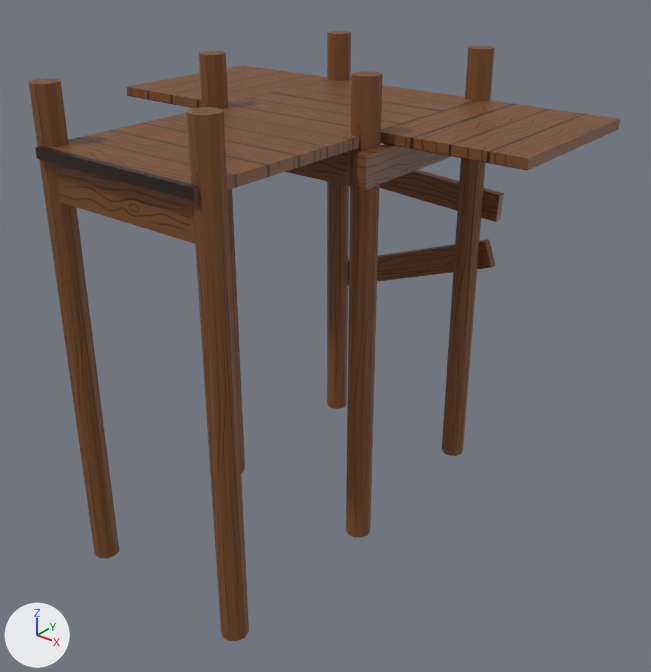
Before and after pictures for a commit that changed the FBX model Working Files/Salty Seagull/Assets/Models/Environment/Dock_Tshape.fbx.
Camera for both pictures: a camera (50 mm lens) standing at (-0.359, -0.207, 0.126) and looking at (-0.606, 0.102, -0.066). Arrows for +X, +Y and +Z are at lower left; the lights stay in place. Where no turn or scale is listed for an object, it has been applied to the vertices.

Objects in the first picture: 'DockPost', 'DockPost1', 'Plank', 'Plank2', 'Plank4', 'Planks', 'Trestle02', 'Trestle03'.
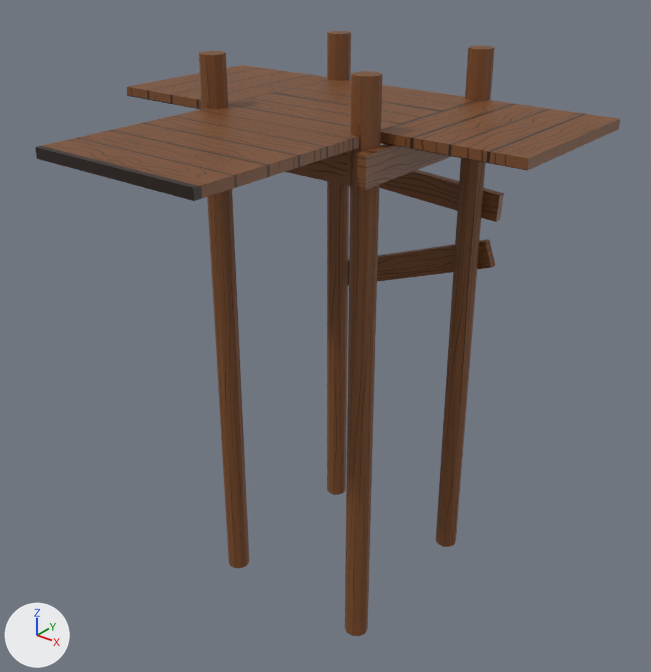
Changed parts and their boxes [x1, y1, x2, y2] in the pictures (651 x 672 px; the box of a moved part takes in the faces that stretch with it):
'Trestle03', deleted (brown): before [29, 78, 249, 641]
'Trestle02', reshaped (20% taller): before [199, 51, 383, 538]; after [199, 51, 383, 636]
'DockPost1', mesh rescaled (11% wider, 22% taller): before [442, 46, 495, 456]; after [436, 46, 495, 547]
'DockPost', mesh rescaled (23% taller): before [327, 31, 351, 409]; after [327, 31, 351, 495]
part 1 of me_mesh_001, moved or reshaped: before [442, 447, 463, 456]; after [436, 447, 463, 547]
part 2 of me_mesh, moved or reshaped: before [327, 402, 347, 409]; after [327, 402, 347, 495]
part 3 of me_mesh_007, moved or reshaped: before [346, 187, 379, 538]; after [345, 187, 379, 636]
part 4 of me_mesh_007, moved or reshaped: before [227, 189, 245, 474]; after [207, 189, 249, 568]

Edits to the bpy script that builds the scene:
```text
Change me_mesh_007:
    where me_mesh_007.from_pydata(...)  # 84 vertices, 102 faces; spans x -0.049..0.048, y -0.005..0.006, z -0.183..0.038
    used by ob_trestle02; location = (-0.6145, 0.0861, 0.0263)
    me_mesh_007 part 3: all 11 vertices in x 0.036..0.048, y -0.005..0.006, z -0.183 are moved by (0.0, 0.0, -0.064)
    me_mesh_007 part 4: all 11 vertices in x -0.049..-0.037, y -0.005..0.006, z -0.183 are moved by (0.0, 0.0, -0.064)
Change me_mesh_001:
    where me_mesh_001.from_pydata(...)  # 22 vertices, 30 faces; spans x -0.006..0.006, y -0.006..0.006, z -0.11..0.11
    used by ob_dockpost1; location = (-0.5733, 0.1769, -0.0463)
    me_mesh_001 part 1: the whole mesh is scaled about its middle by (1, 1, 1.29), then moved by (0.0, 0.0, -0.032)
Change me_mesh:
    where me_mesh.from_pydata(...)  # 22 vertices, 30 faces; spans x -0.006..0.006, y -0.006..0.006, z -0.11..0.11
    used by ob_dockpost; location = (-0.6564, 0.1769, -0.0463)
    me_mesh part 2: the whole mesh is scaled about its middle by (1, 1, 1.29), then moved by (0.0, 0.0, -0.032)
Remove ob_trestle03:
    ob_trestle03 = bpy.data.objects.new('Trestle03', me_mesh_008)
    ob_trestle03.location = (-0.6145, -0.002, 0.0263)
```
